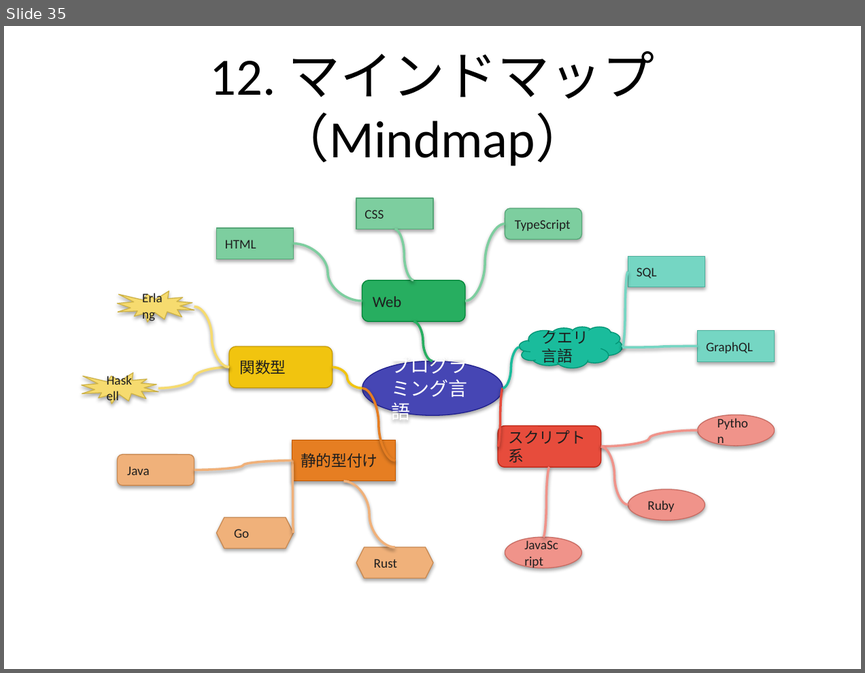
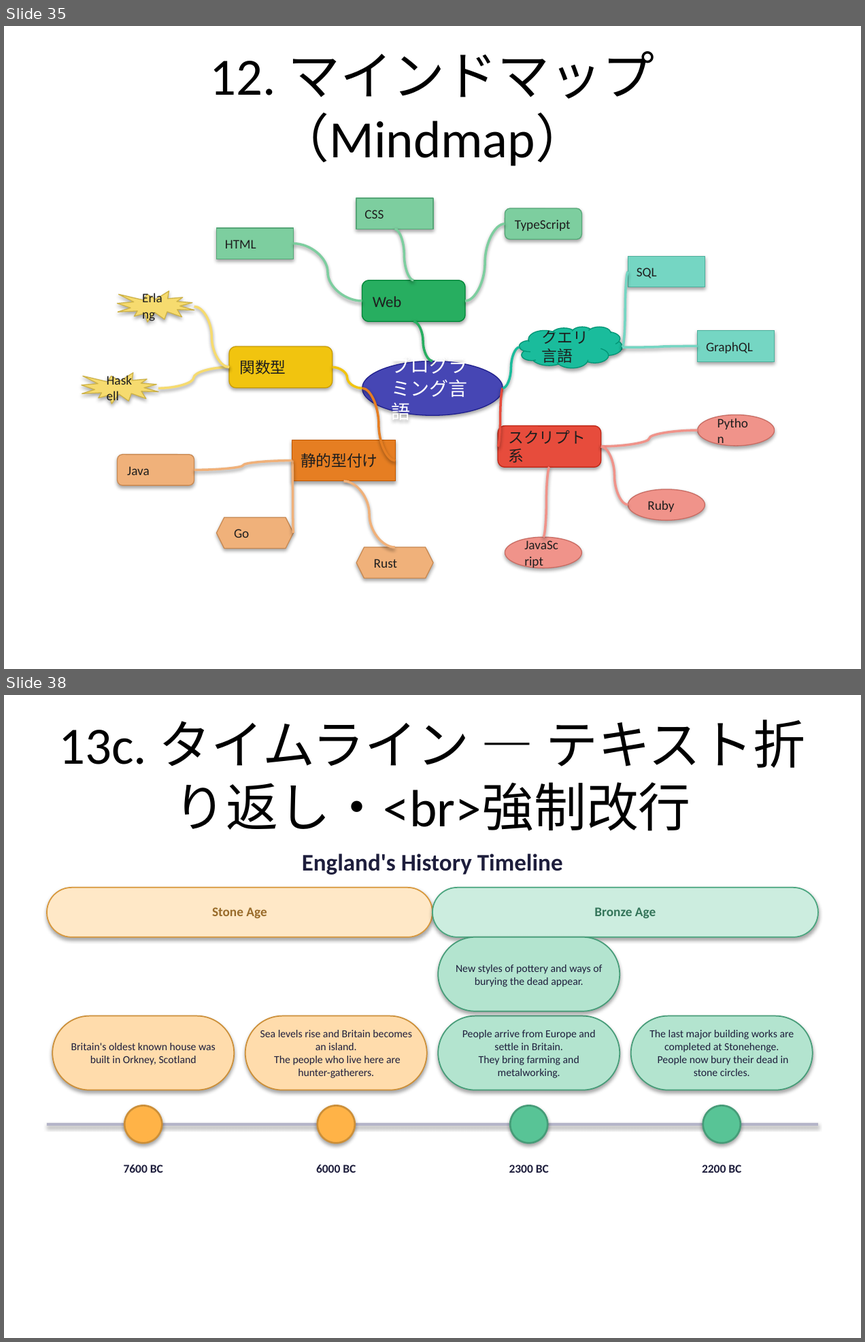
Before and after one commit to notfolder/qmd_to_pptx, a slide deck: demo_full.pptx. Shown one above the other, each under a label of ours: slide 35 before the commit, slides 35 and 38 after it; the slides between them are not shown. The pictures are 865x673 and 865x1342 pixels, drawn with LibreOffice and Linux fonts; fonts in the diff are those of the drawing. Boxes give left, top, right and bottom in pixels: in the first picture for what was removed or moved away, otherwise in the second. Text is boxed around its words. In the diff, an @@ line names an element or a change of style, - is before the commit and + after.

```diff
--- a/demo_full.pptx
+++ b/demo_full.pptx
@@ slide 38 added at <box>4,695,861,1338</box>, background #FFFFFF @@
@@ title added at <box>58,719,806,831</box>, 44 pt, text #000000 @@
+13c. タイムライン — テキスト折り返し・<br>強制改行
@@ text added at <box>302,853,563,875</box>, 20 pt, text #1E1E3C, bold @@
+England's History Timeline
@@ rounded rectangle added at <box>47,887,432,936</box>, fill #FFE8C7, outline #D8983C 1 pt, 11 pt, text #996B2A, bold @@
+Stone Age
@@ rounded rectangle added at <box>432,887,818,936</box>, fill #CCEDDF, outline #4AA67F 1 pt, 11 pt, text #34755A, bold @@
+Bronze Age
@@ rounded rectangle added at <box>439,936,620,1011</box>, fill #B3E4CF, outline #469C78 1 pt, 9 pt, text #1E1E3C @@
+New styles of pottery and ways of burying the dead appear.
@@ rounded rectangle added at <box>53,1015,235,1089</box>, fill #FFDCAC, outline #CC8F38 1 pt, 9 pt, text #1E1E3C @@
+Britain's oldest known house was built in Orkney, Scotland
@@ rounded rectangle added at <box>245,1015,427,1089</box>, fill #FFDCAC, outline #CC8F38 1 pt, 9 pt, text #1E1E3C @@
+Sea levels rise and Britain becomes an island.
+The people who live here are hunter-gatherers.
@@ rounded rectangle added at <box>439,1015,620,1089</box>, fill #B3E4CF, outline #469C78 1 pt, 9 pt, text #1E1E3C @@
+People arrive from Europe and settle in Britain.
+They bring farming and metalworking.
@@ rounded rectangle added at <box>631,1015,813,1089</box>, fill #B3E4CF, outline #469C78 1 pt, 9 pt, text #1E1E3C @@
+The last major building works are completed at Stonehenge.
+People now bury their dead in stone circles.
@@ rectangle added at <box>47,1123,818,1125</box>, fill #B4B4C8 @@
@@ ellipse added at <box>125,1106,162,1143</box>, fill #FFB347, outline #CC8F38 1.5 pt @@
@@ ellipse added at <box>317,1106,356,1143</box>, fill #FFB347, outline #CC8F38 1.5 pt @@
@@ ellipse added at <box>511,1106,548,1143</box>, fill #58C496, outline #469C78 1.5 pt @@
@@ ellipse added at <box>703,1106,741,1143</box>, fill #58C496, outline #469C78 1.5 pt @@
@@ text added at <box>124,1164,163,1172</box>, 10 pt, text #1E1E3C, bold @@
+7600 BC
@@ text added at <box>316,1164,356,1172</box>, 10 pt, text #1E1E3C, bold @@
+6000 BC
@@ text added at <box>509,1164,549,1172</box>, 10 pt, text #1E1E3C, bold @@
+2300 BC
@@ text added at <box>702,1164,741,1172</box>, 10 pt, text #1E1E3C, bold @@
+2200 BC
```
Also in this commit, not shown: 2 slides changed, 5 other slides added, 9 slides removed, 7 other files.
